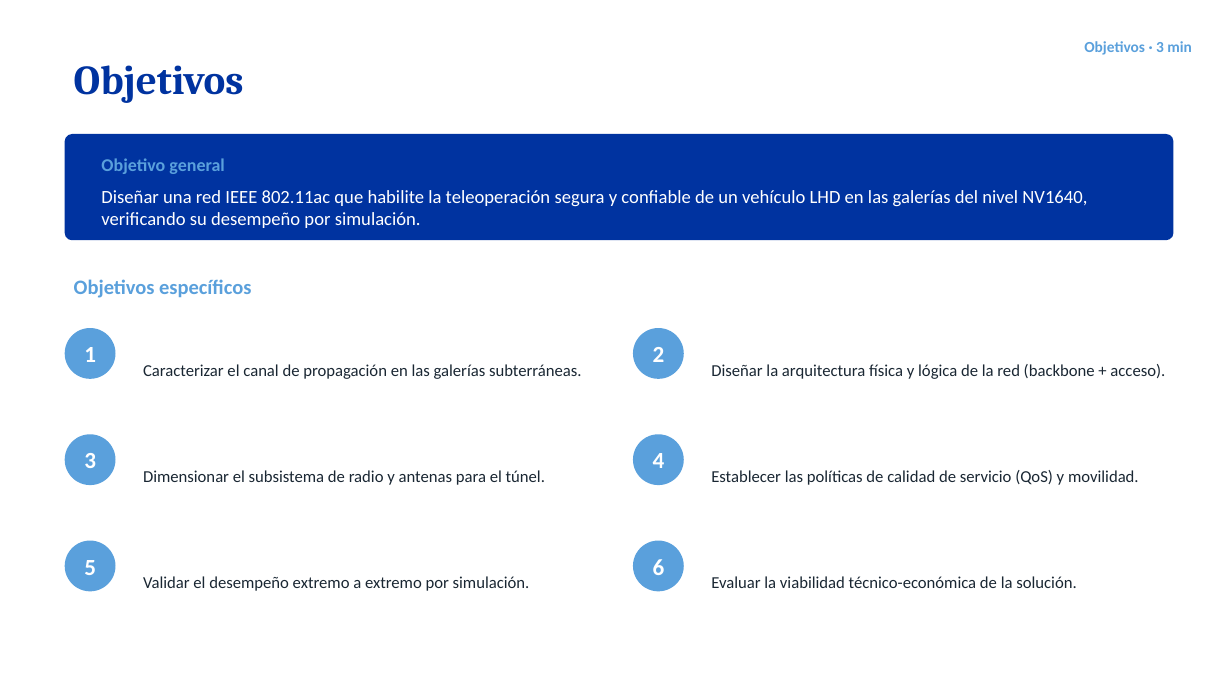
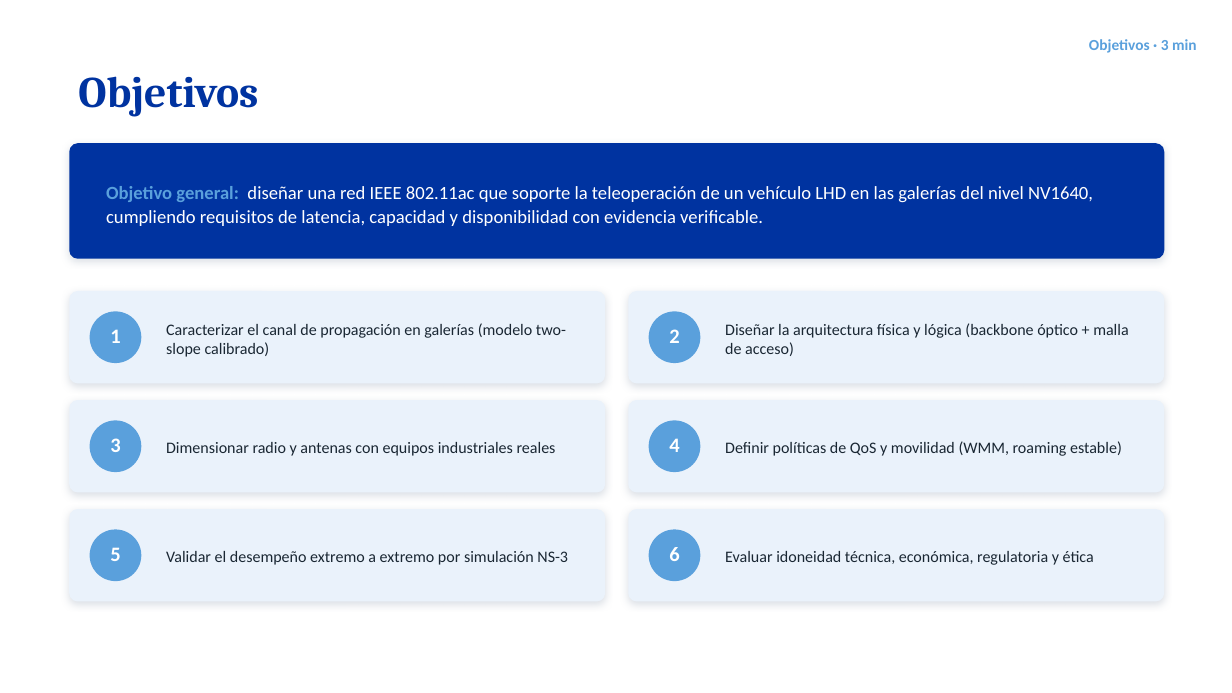
Before and after one commit to AdrianLopez012/tesis-lhd-802.11ac, a slide deck: slide 4 of fase4/presentacion/sustentacion_tesis.pptx. Drawn at 1232x693 pixels with LibreOffice and Linux fonts; fonts in the diff are those of the drawing. Boxes give left, top, right and bottom in pixels: in the first picture for what was removed or moved away, otherwise in the second. Text is boxed around its words. In the diff, an @@ line names an element or a change of style, - is before the commit and + after.

```diff
--- a/fase4/presentacion/sustentacion_tesis.pptx
+++ b/fase4/presentacion/sustentacion_tesis.pptx
@@ text "Objetivos · 3 min": place and size @@
-text "Objetivos · 3 min" at bbox=[1084, 41, 1192, 55]
+text "Objetivos · 3 min" at bbox=[1089, 39, 1197, 53]
@@ text "Objetivos" at bbox=[78, 76, 258, 117]: size 32 to 34 pt @@
@@ rounded rectangle: place and size @@
-rounded rectangle at bbox=[65, 134, 1174, 240]
+rounded rectangle at bbox=[69, 143, 1165, 259]
@@ rounded rectangle at bbox=[69, 143, 1165, 259]: shadow on; proportions changed @@
@@ text "Objetivo general: diseñar una red ..." at bbox=[106, 186, 1093, 226]: vertical alignment top to middle @@
@@ text removed at bbox=[101, 158, 224, 174] @@
-Objetivo general
@@ text at bbox=[106, 186, 1093, 226]: text changed @@
-Diseñar una red IEEE 802.11ac que habilite la teleoperación segura y confiable de un vehículo LHD en las galerías del nivel NV1640, verificando su desempeño por simulación.
+Objetivo general: diseñar una red IEEE 802.11ac que soporte la teleoperación de un vehículo LHD en las galerías del nivel NV1640, cumpliendo requisitos de latencia, capacidad y disponibilidad con evidencia verificable.
@@ rounded rectangle added at bbox=[69, 291, 605, 384], fill #EAF2FB @@
@@ text removed at bbox=[74, 279, 251, 298] @@
-Objetivos específicos
@@ rounded rectangle added at bbox=[628, 291, 1165, 384], fill #EAF2FB @@
@@ size 18 to 16 pt in 6 elements at bbox=[669, 329, 679, 343], bbox=[669, 547, 679, 561], bbox=[669, 438, 679, 452], bbox=[110, 547, 120, 561], bbox=[110, 438, 120, 452], bbox=[110, 329, 120, 343] @@
@@ 2 texts, 2 ellipses: place and size @@
-2 texts, 2 ellipses at bbox=[65, 328, 116, 575]
+2 texts, 2 ellipses at bbox=[90, 311, 141, 561]
@@ text "1": place and size @@
-text "1" at bbox=[84, 347, 96, 362]
+text "1" at bbox=[110, 329, 120, 343]
@@ text at bbox=[166, 323, 566, 357]: text changed; size 13 to 12.5 pt @@
-Caracterizar el canal de propagación en las galerías subterráneas.
+Caracterizar el canal de propagación en galerías (modelo two-slope calibrado)
@@ text "2": place and size @@
-text "2" at bbox=[653, 347, 665, 362]
+text "2" at bbox=[669, 329, 679, 343]
@@ text at bbox=[725, 323, 1128, 356]: text changed; size 13 to 12.5 pt @@
-Diseñar la arquitectura física y lógica de la red (backbone + acceso).
+Diseñar la arquitectura física y lógica (backbone óptico + malla de acceso)
@@ rounded rectangle added at bbox=[69, 400, 605, 493], fill #EAF2FB @@
@@ rounded rectangle added at bbox=[628, 400, 1165, 493], fill #EAF2FB @@
@@ text at bbox=[166, 442, 556, 456]: text changed; size 13 to 12.5 pt @@
-Dimensionar el subsistema de radio y antenas para el túnel.
+Dimensionar radio y antenas con equipos industriales reales
@@ 2 ellipses, 2 texts: place and size @@
-2 ellipses, 2 texts at bbox=[633, 328, 684, 575]
+2 ellipses, 2 texts at bbox=[649, 311, 701, 561]
@@ text at bbox=[725, 441, 1122, 456]: text changed; size 13 to 12.5 pt @@
-Establecer las políticas de calidad de servicio (QoS) y movilidad.
+Definir políticas de QoS y movilidad (WMM, roaming estable)
@@ rounded rectangle added at bbox=[69, 509, 605, 602], fill #EAF2FB @@
@@ rounded rectangle added at bbox=[628, 509, 1165, 602], fill #EAF2FB @@
@@ ellipse: place and size @@
-ellipse at bbox=[633, 541, 684, 592]
+ellipse at bbox=[90, 530, 141, 581]
@@ ellipse: place and size @@
-ellipse at bbox=[65, 541, 116, 592]
+ellipse at bbox=[649, 530, 701, 581]
@@ text at bbox=[166, 551, 568, 565]: text changed; size 13 to 12.5 pt @@
-Validar el desempeño extremo a extremo por simulación.
+Validar el desempeño extremo a extremo por simulación NS-3
@@ text added at bbox=[725, 551, 1094, 565], 12.5 pt, text #1A2733 @@
+Evaluar idoneidad técnica, económica, regulatoria y ética
@@ text removed at bbox=[711, 576, 1076, 588] @@
-Evaluar la viabilidad técnico-económica de la solución.
```
Also in this commit, not shown: 5 other slides changed, 7 slides added, 6 slides removed, 15 other files.
